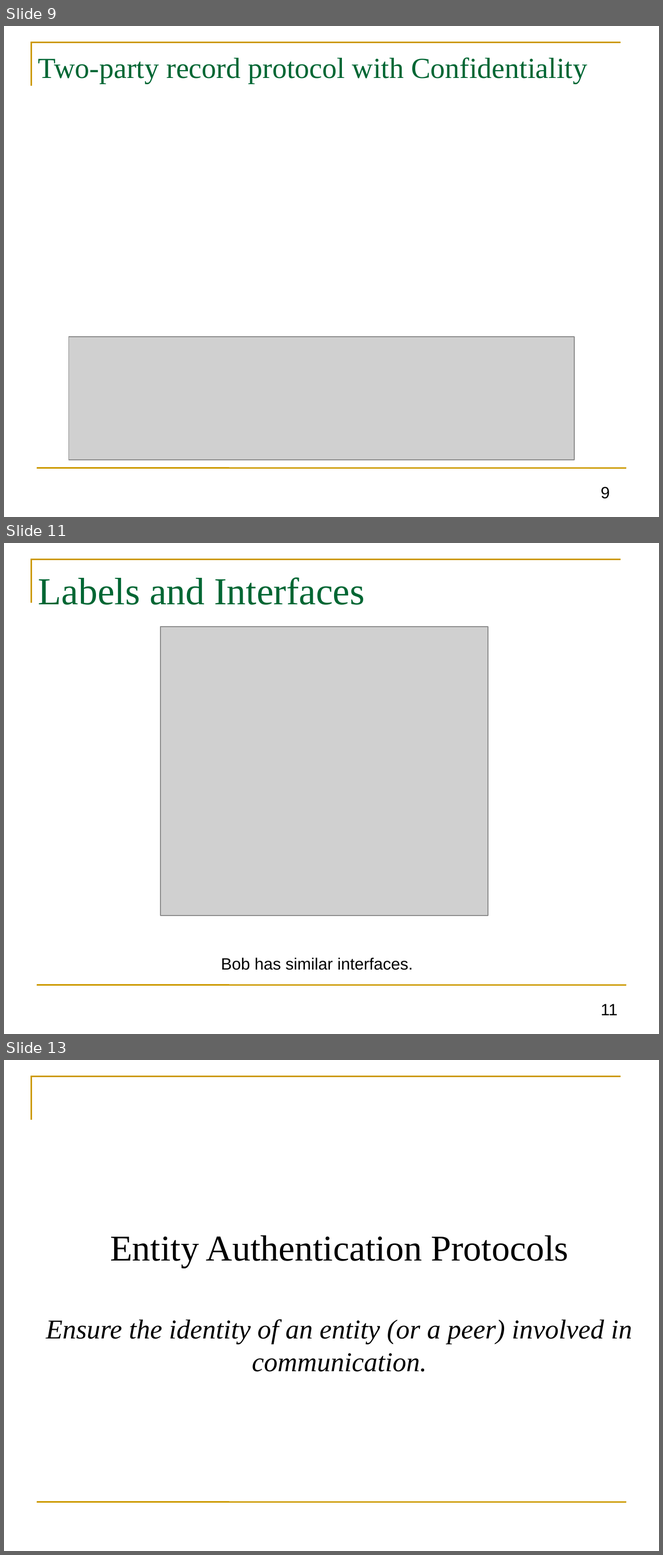
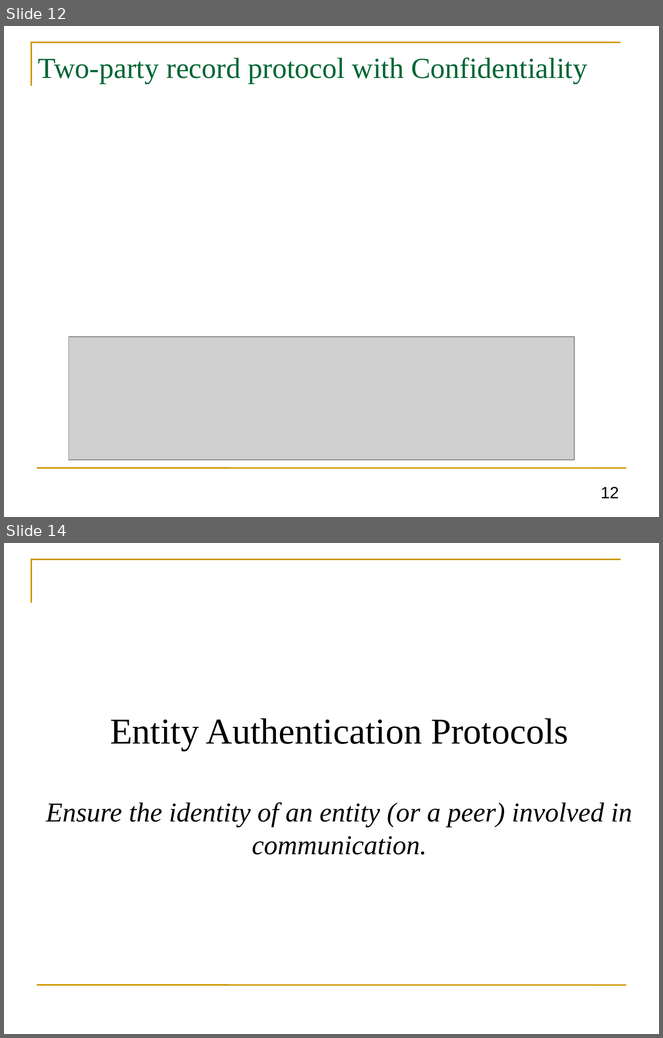
Before and after one commit to GhadaAlmashaqbeh/GhadaAlmashaqbeh.github.io, a slide deck: courses/cse3400-s2023/lecture8.pptx. Shown one above the other, each under a label of ours: slides 9, 11 and 13 before the commit, slides 12 and 14 after it; the slides between them are not shown. The pictures are 663x1555 and 663x1038 pixels, drawn with LibreOffice and Linux fonts; fonts in the diff are those of the drawing; grey boxes stand for pictures. Boxes give left, top, right and bottom in pixels: in the first picture for what was removed or moved away, otherwise in the second. Text is boxed around its words. In the diff, an @@ line names an element or a change of style, - is before the commit and + after.

```diff
--- a/courses/cse3400-s2023/lecture8.pptx
+++ b/courses/cse3400-s2023/lecture8.pptx
@@ slide 11 removed at [4, 543, 659, 1034], background #FFFFFF; not listed: 2 template elements that a slide beside it also shows @@
@@ title removed at [38, 577, 365, 605] @@
-Labels and Interfaces
@@ picture removed at [161, 627, 488, 916] @@
@@ text removed at [221, 958, 413, 970] @@
-Bob has similar interfaces.
@@ page number removed at [601, 1004, 618, 1016] @@
-11
@@ what was slide 9 is now slide 12 @@
@@ page number at [601, 487, 619, 499]: text changed @@
-9
+12
@@ what was slide 13 is now slide 14 @@
```
Also in this commit, not shown: 2 slides changed, 4 slides added, 2 other slides removed, 3 other files.
